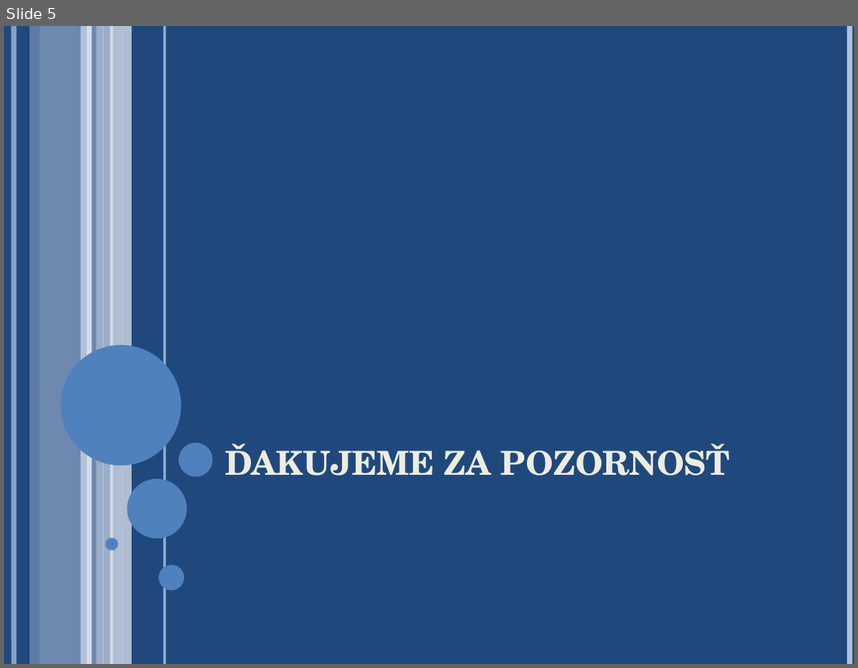
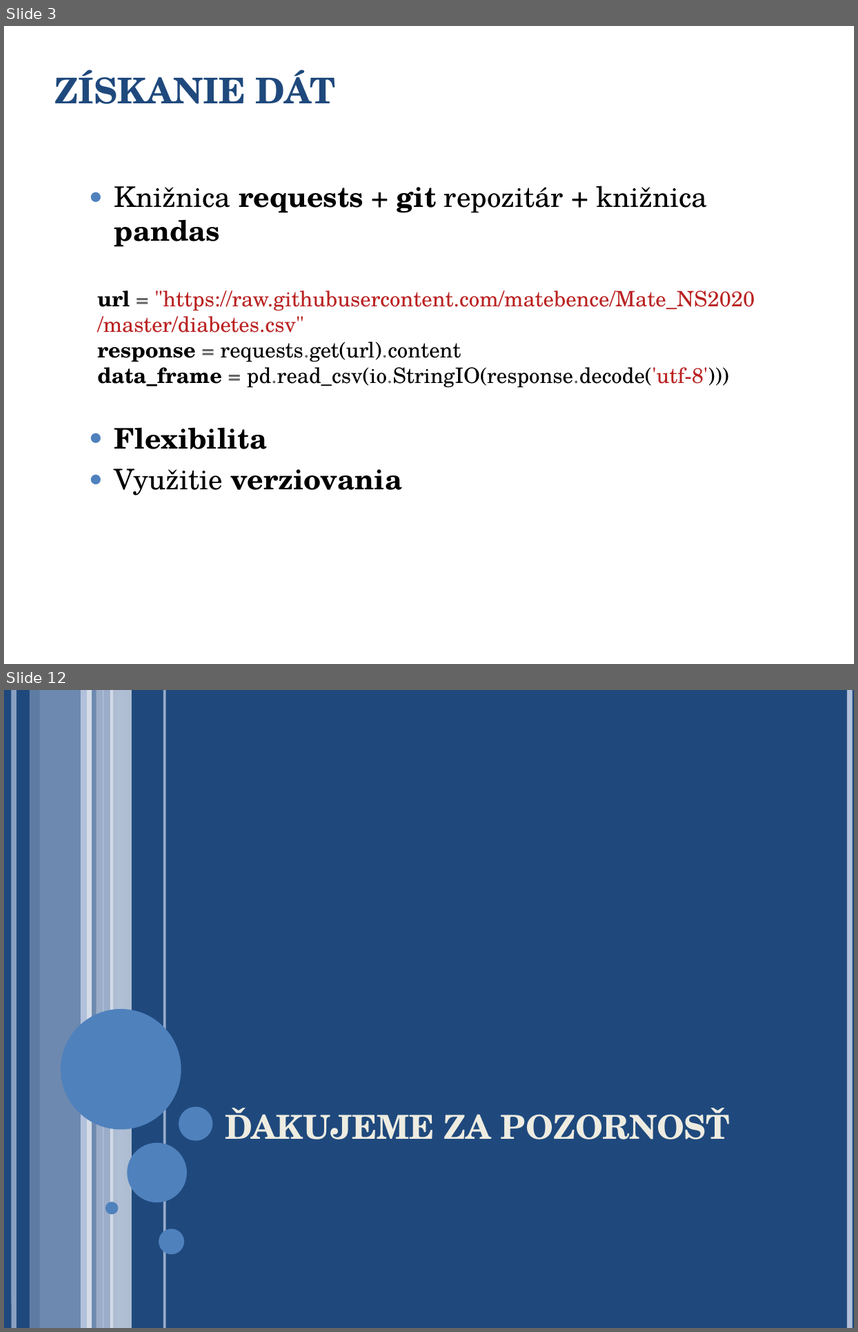
Before and after one commit to georgeob/Mate_NS2020, a slide deck: presentation.ppt. Shown one above the other, each under a label of ours: slide 5 before the commit, slides 3 and 12 after it; the slides between them are not shown. The pictures are 858x668 and 858x1332 pixels, drawn with LibreOffice and Linux fonts; fonts in the diff are those of the drawing. Boxes give left, top, right and bottom in pixels: in the first picture for what was removed or moved away, otherwise in the second. Text is boxed around its words. In the diff, an @@ line names an element or a change of style, - is before the commit and + after.

```diff
--- a/presentation.ppt
+++ b/presentation.ppt
@@ slide 3 added at (4,26,854,664), background #FFFFFF @@
@@ title added at (55,69,336,104), 30 pt, text #1F497D, bold @@
+ZÍSKANIE DÁT
@@ text added at (114,185,707,247), 24 pt, text #000000 @@
+  ● Knižnica requests + git repozitár + knižnica pandas
@@ text added at (97,290,755,388), 18 pt, text #000000 @@
+url = "https://raw.githubusercontent.com/matebence/Mate_NS2020
+/master/diabetes.csv"
+response = requests.get(url).content
+data_frame = pd.read_csv(io.StringIO(response.decode('utf-8')))
@@ text added at (114,427,402,495), 24 pt, text #000000, bold @@
+  ● Flexibilita
+  ● Využitie verziovania
@@ what was slide 5 is now slide 12 @@
```
Also in this commit, not shown: 4 slides changed, 7 other slides added, 1 slide removed.
